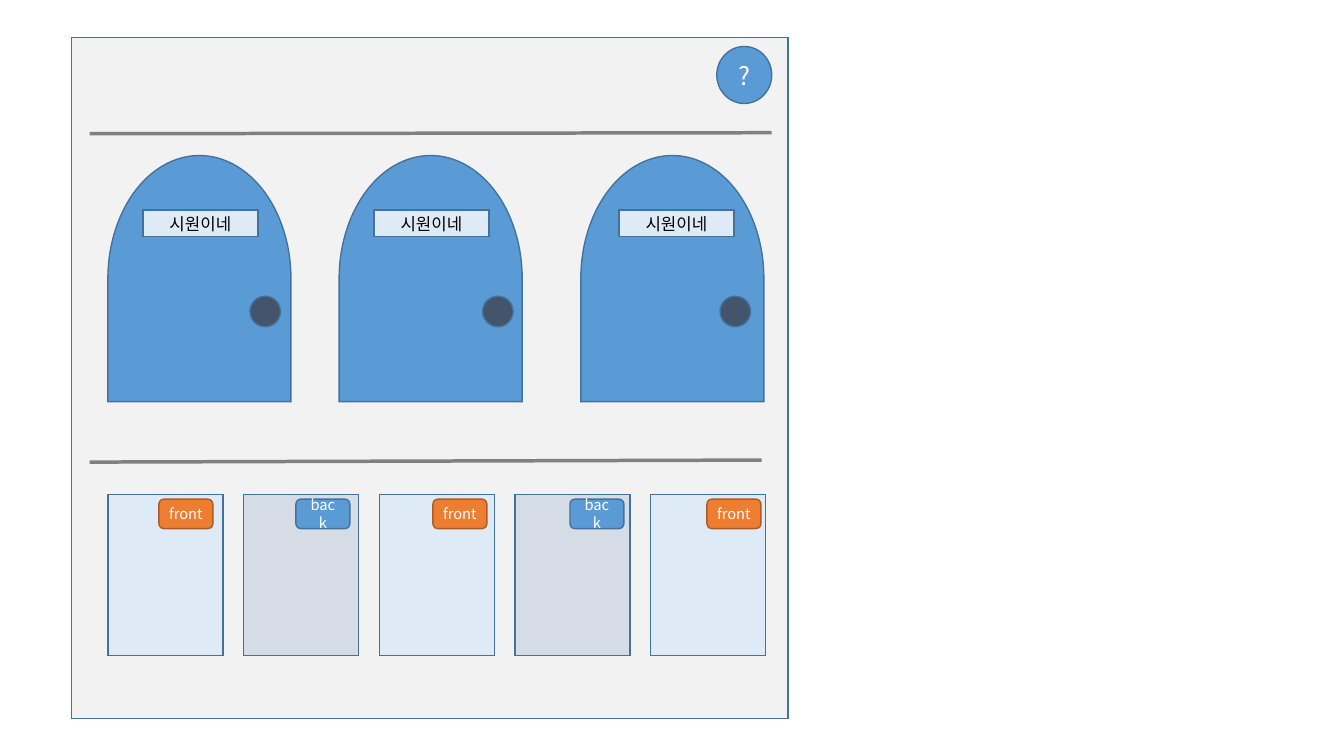
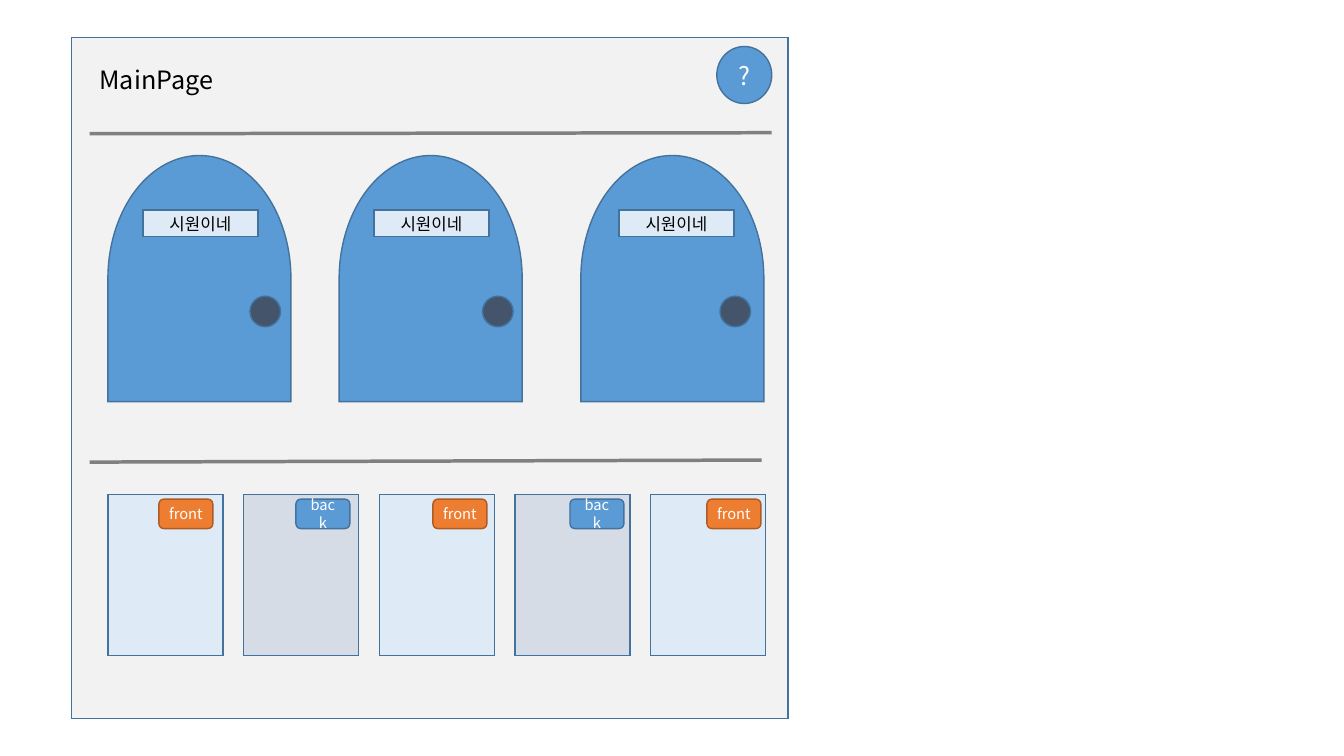
Before and after one commit to siwon-park/Find_Dev_Team, a slide deck: slide 1 of 기획/03_Design.pptx. Drawn at 1344x756 pixels with LibreOffice and Linux fonts; fonts in the diff are those of the drawing. Boxes give left, top, right and bottom in pixels: in the first picture for what was removed or moved away, otherwise in the second. Text is boxed around its words. In the diff, an @@ line names an element or a change of style, - is before the commit and + after.

```diff
--- a/기획/03_Design.pptx
+++ b/기획/03_Design.pptx
@@ text added at (100,69,214,95), 18 pt, text #000000 @@
+MainPage
```
Also in this commit, not shown: 11 other files.
